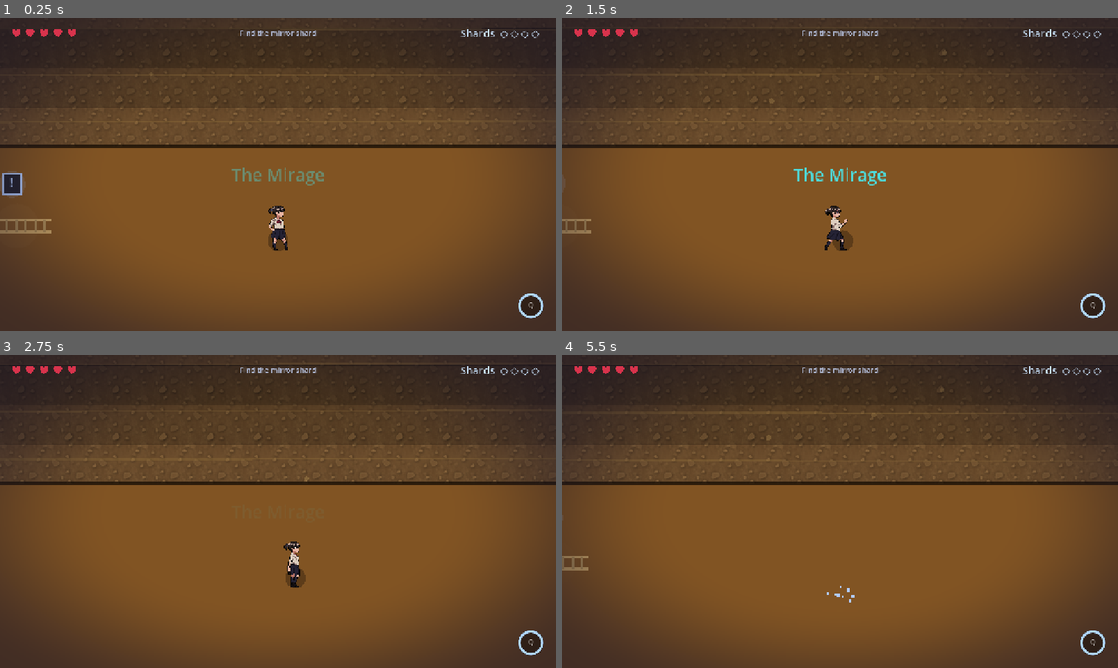
Above: before the commit, frames 1-4 (two rows, left to right).
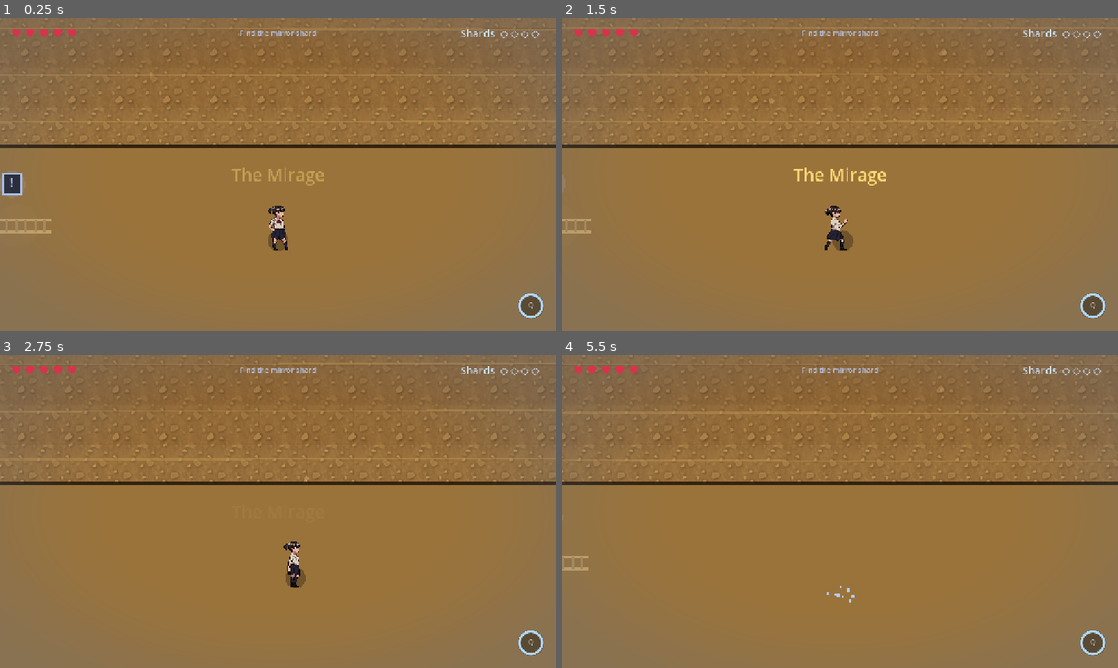
Above: after the commit, the same moments.

Repository: Abdulla5w5/saras-mirror
Game: Godot game, scene res://levels/MirageDesert.tscn
Same seed, same stepped clock (60 frames per second), same inputs: the game is played once before the commit and once after it. This scene is started directly instead of the project's main scene.
Inputs (mouse positions are in pixels of both pictures, inside the frame that each line leads up to):
- Up to frame 1 (0.25 s): no input
- Up to frame 2 (1.5 s): move the mouse to (962, 158) at 0.52 s; hold D (move_right) 0.53-1.25 s; tap J (attack) at 0.6 s; click (962, 158) at 0.67 s; drag from (728, 190) to (567, 183) at 1.27 s
- Up to frame 3 (2.75 s): move the mouse to (333, 442) at 2.02 s; hold D (move_right) from 2.03 s (still down); tap E (interact) at 2.1 s
- Up to frame 4 (5.5 s): release D (move_right) at 2.75 s; drag from (812, 574) to (673, 464) at 2.77 s; move the mouse to (1006, 558) at 3.52 s; hold A (move_left) 3.53-4.25 s; hold M 3.53-4.25 s; drag from (673, 464) to (789, 574) at 4.27 s; move the mouse to (867, 511) at 5.02 s; hold S (move_down) from 5.03 s (still down); tap Shift (dash) at 5.1 s; click (867, 511) at 5.17 s

The runs differ from the first frame. In frame 1, 98% of the frame differs, in the area x 0-100%, y 0-100%; in frame 2, 98%; in frame 3, 98%; in frame 4, 98%.

Commit message:
Vibrant desert + ornate mirror gate
Replace the out-of-place metal barred gate with a code-drawn ornate gold-framed
mirror gate (clear borders, matches the hall). Brighten the desert into vibrant
golden sand under a daylight sky with a lighter vignette, warm (non-black)
quicksand shading, and code-drawn sunlit pyramids + sun on the horizon.

Co-Authored-By: Claude Opus 4.8 <noreply@anthropic.com>

Diff:
--- a/entities/hazards/SlideWall.gd
+++ b/entities/hazards/SlideWall.gd
@@ -40,13 +40,19 @@
 	var w := wall_size.x
 	var h := wall_size.y
 	var r := Rect2(-w * 0.5, -h * 0.5, w, h)
-	if texture:
-		# stone jamb behind, then the real barred gate stretched to fill
-		draw_rect(r.grow(6), Color(0.14, 0.12, 0.16))
-		draw_texture_rect(texture, r, false)
-		draw_rect(r.grow(6), Color(0.04, 0.03, 0.05), false, 4.0)
-		return
-	for i in 8:
-		var t := float(i) / 7.0
-		draw_rect(Rect2(-w * 0.5, -h * 0.5 + h * t, w, h / 8.0 + 1), Color(0.12, 0.13, 0.2).lerp(tint * 0.7, t * 0.6))
-	draw_rect(r, Color(0.02, 0.02, 0.05), false, 3.0)
+	# ornate gold-framed mirror gate — clear borders, matches the mirror hall
+	draw_rect(r.grow(4), Color(0.66, 0.52, 0.26))                 # outer gold frame
+	draw_rect(r.grow(-4), Color(0.44, 0.34, 0.16))               # inner gold bevel
+	var glass := r.grow(-14)
+	draw_rect(glass, Color(0.10, 0.10, 0.18).lerp(tint * 0.4, 0.4))  # dark reflective panel
+	# vertical light bars down the glass
+	var bars := 4
+	for i in bars:
+		var bx := glass.position.x + glass.size.x * (float(i) + 0.5) / bars
+		draw_rect(Rect2(bx - 3, glass.position.y + 6, 6, glass.size.y - 12), Color(tint.r, tint.g, tint.b, 0.35))
+	# central medallion
+	var c := r.get_center()
+	draw_circle(c, 16.0, Color(0.66, 0.52, 0.26))
+	draw_circle(c, 11.0, Color(0.9, 0.95, 1.0, 0.8))
+	# crisp outline
+	draw_rect(r.grow(4), Color(0.03, 0.02, 0.05), false, 3.0)
--- a/entities/props/Quicksand.gd
+++ b/entities/props/Quicksand.gd
@@ -114,19 +114,21 @@
 	var h := patch_size.y
 	var r := Rect2(-w * 0.5, -h * 0.5, w, h)
 	var swamp := theme == "swamp"
-	var tint := Color(0.5, 0.72, 0.5) if swamp else Color(0.74, 0.58, 0.36)
-	var ripple_c := Color(0.35, 0.7, 0.42, 0.45) if swamp else Color(0.55, 0.42, 0.22, 0.4)
-	var bub_c := Color(0.5, 0.85, 0.5) if swamp else Color(0.65, 0.52, 0.3)
+	var tint := Color(0.5, 0.72, 0.5) if swamp else Color(0.95, 0.78, 0.46)
+	var deep := Color(0.04, 0.12, 0.07) if swamp else Color(0.46, 0.28, 0.10)  # warm, not black
+	var deep_a := 0.5 if swamp else 0.34
+	var ripple_c := Color(0.35, 0.7, 0.42, 0.45) if swamp else Color(0.75, 0.58, 0.30, 0.5)
+	var bub_c := Color(0.5, 0.85, 0.5) if swamp else Color(0.85, 0.70, 0.42)
 	# real tiled ground texture as the base
 	if _tex:
 		draw_texture_rect(_tex, r, true, tint)
 	else:
 		draw_rect(r, tint)
-	# wet "sinking" darkening, heaviest through the middle where it's deepest
+	# "sinking" darkening, heaviest through the middle where it's deepest
 	for i in 7:
 		var t := absf(float(i) / 6.0 - 0.5) * 2.0     # 1 at edges, 0 at centre
 		var yy := -h * 0.5 + h * (float(i) / 6.0)
-		draw_rect(Rect2(-w * 0.5, yy, w, h / 6.0 + 1), Color(0.0, 0.0, 0.0, 0.42 * (1.0 - t)))
+		draw_rect(Rect2(-w * 0.5, yy, w, h / 6.0 + 1), Color(deep.r, deep.g, deep.b, deep_a * (1.0 - t)))
 	# ripples + rising bubbles for life
 	for i in 5:
 		var ry := -h * 0.4 + h * 0.8 * (float(i) / 4.0)
--- a/levels/MirageDesert.gd
+++ b/levels/MirageDesert.gd
@@ -14,11 +14,11 @@
 
 func build() -> void:
 	spawn_ground(Vector2(1360, 1200))
-	# sparse sun-bleached rocks along the margins (desert-appropriate, unlike the
-	# old random tileset scatter)
+	_scenery()
+	# sparse sun-bleached rocks along the margins
 	scatter_props("res://assets/props/cursed/",
 		["Rock1_shadow1_1.png", "Rock2_shadow2_1.png", "Rock3_shadow1_2.png"],
-		9, 11, 500, 640, 540, 0.8, 1.4, Color(0.95, 0.85, 0.62))
+		9, 11, 500, 640, 540, 0.8, 1.4, Color(1.0, 0.9, 0.68))
 
 	spawn_boundary(Vector2(-680, 0), Vector2(40, 1200))
 	spawn_boundary(Vector2(680, 0), Vector2(40, 1200))
@@ -58,3 +58,27 @@
 	var shard := spawn_shard(Vector2(0, -440), Color(0.95, 0.85, 0.55))
 	var portal := spawn_portal(Vector2(0, -520), Color(0.95, 0.85, 0.55))
 	register_shard(shard, portal)
+
+
+func _scenery() -> void:
+	# code-drawn sunlit pyramids + a low sun along the north horizon (background)
+	var s := Node2D.new()
+	s.z_index = -8
+	s.draw.connect(_draw_scenery.bind(s))
+	add_child(s)
+
+func _draw_scenery(c: CanvasItem) -> void:
+	var top := bounds.position.y + 150.0
+	# hazy warm horizon band + sun
+	c.draw_rect(Rect2(bounds.position.x, bounds.position.y, bounds.size.x, 220), Color(1.0, 0.86, 0.55, 0.35))
+	c.draw_circle(Vector2(bounds.position.x + bounds.size.x * 0.7, top - 40), 70.0, Color(1.0, 0.95, 0.72, 0.7))
+	# three pyramids of varying size
+	for p in [[-360.0, top + 40, 300.0], [140.0, top - 10, 240.0], [470.0, top + 30, 200.0]]:
+		_pyramid(c, Vector2(p[0], p[1]), p[2])
+
+func _pyramid(c: CanvasItem, base: Vector2, w: float) -> void:
+	var h := w * 0.78
+	var apex := base + Vector2(0, -h)
+	c.draw_colored_polygon(PackedVector2Array([apex, base + Vector2(-w * 0.5, 0), base]), Color(0.98, 0.84, 0.52))  # lit
+	c.draw_colored_polygon(PackedVector2Array([apex, base, base + Vector2(w * 0.5, 0)]), Color(0.80, 0.60, 0.32))   # shade
+	c.draw_polyline(PackedVector2Array([base + Vector2(-w * 0.5, 0), apex, base + Vector2(w * 0.5, 0)]), Color(0.55, 0.38, 0.18), 2.0)
--- a/systems/LevelBase.gd
+++ b/systems/LevelBase.gd
@@ -74,7 +74,7 @@
 	var rect := ColorRect.new()
 	rect.set_anchors_preset(Control.PRESET_FULL_RECT)
 	rect.mouse_filter = Control.MOUSE_FILTER_IGNORE
-	rect.material = World.make_vignette_material(_mood, 0.6)
+	rect.material = World.make_vignette_material(_mood, _mood.get("vignette", 0.55))
 	cl.add_child(rect)
 
 func spawn_wall(pos: Vector2, size: Vector2, real: bool, tint := Color(0.55, 0.68, 1.0)) -> IllusionWall:
@@ -133,9 +133,6 @@
 	if right - gr > 4.0:
 		spawn_boundary(Vector2((gr + right) * 0.5, line_y), Vector2(right - gr, 220))
 	var wall := spawn_slidewall(Vector2(gap_center, line_y), Vector2(gap_w, 220), Vector2(0, -244), tint)
-	wall.texture = SpriteSheet.load_tex("res://assets/props/gate_metal.png")
-	wall.texture_filter = CanvasItem.TEXTURE_FILTER_LINEAR
-	wall.queue_redraw()
 	var lock := CodeLock.new()
 	lock.code = code
 	lock.target = wall
--- a/systems/World.gd
+++ b/systems/World.gd
@@ -21,10 +21,10 @@
 		shimmer = 0.7, pad_root = 98.0, pad_fifth = 146.83,
 	},
 	&"mirage_desert": {
-		clear = Color(0.16, 0.13, 0.24),
-		ground_a = Color(0.74, 0.48, 0.20), ground_b = Color(0.92, 0.68, 0.30),
-		ground_c = Color(0.98, 0.82, 0.44), accent = Color(0.30, 0.86, 0.86),
-		shimmer = 2.0, pad_root = 130.81, pad_fifth = 196.0,
+		clear = Color(0.60, 0.72, 0.90),                                # warm daylight sky
+		ground_a = Color(0.88, 0.66, 0.34), ground_b = Color(0.96, 0.80, 0.44),
+		ground_c = Color(1.0, 0.92, 0.62), accent = Color(1.0, 0.85, 0.45),
+		shimmer = 2.0, vignette = 0.28, pad_root = 130.81, pad_fifth = 196.0,
 	},
 	&"mirror_throne": {
 		clear = Color(0.12, 0.06, 0.20),
Binary file removed: assets/props/gate_bars.png
Not shown, removed: assets/props/gate_bars.png.import
Binary file removed: assets/props/gate_metal.png
Not shown, removed: assets/props/gate_metal.png.import
